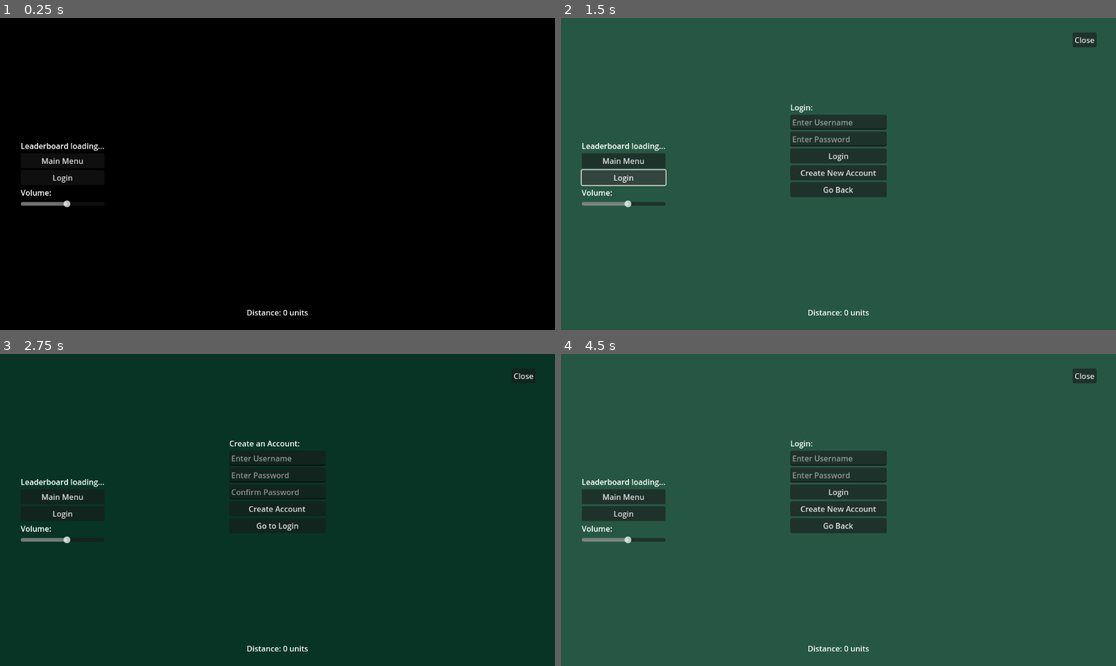
Above: before the commit, frames 1-4 (two rows, left to right).
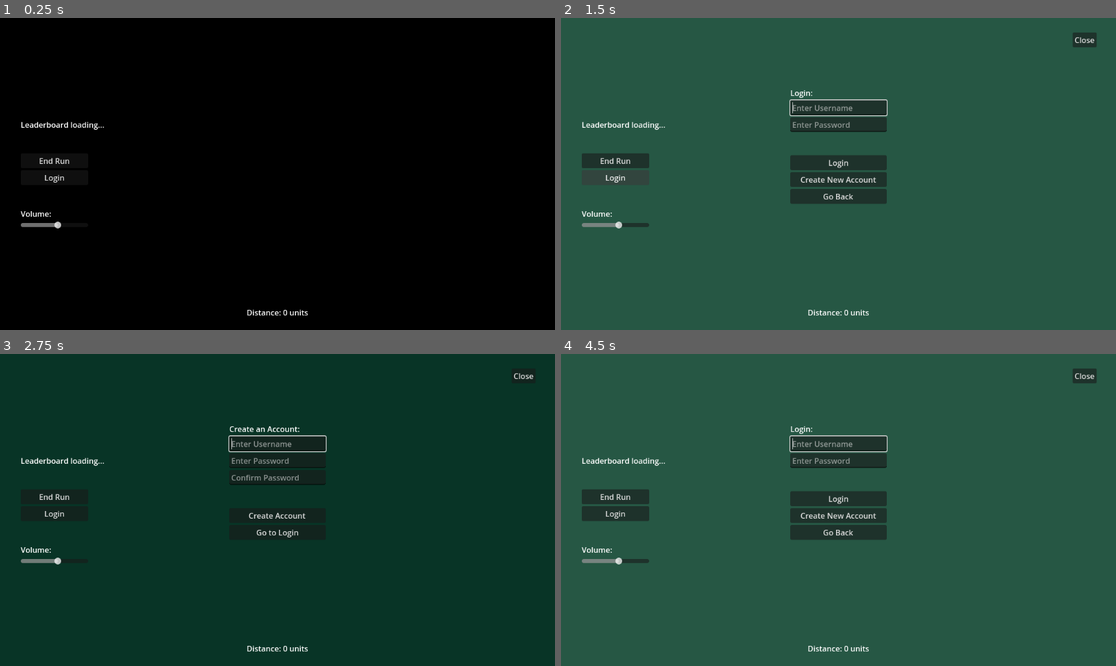
Above: after the commit, the same moments.

Repository: dustngroh/CapstoneProject
Game: Godot game, scene res://scenes/levels/alternate_levels/endless_run.tscn
Two runs of this game, one before a commit and one after it. Both use one fixed random seed, a clock stepped at 60 frames per second and the inputs below. This scene is started directly instead of the project's main scene.
Inputs:
- Up to frame 1 (0.25 s): no input
- Up to frame 2 (1.5 s): click "Main Menu" (after the commit: "End Run") at 0.5 s; click "Login" at 1.25 s
- Up to frame 3 (2.75 s): click "Create New Account" at 2 s
- Up to frame 4 (4.5 s): click "Go to Login" at 2.75 s; click "Create New Account" at 3.5 s; click "Go to Login" at 4.25 s

The runs differ from the first frame. In frame 1, 0.8% of the frame differs, in the area x 3-19%, y 33-68%; in frame 2, 4.7%, in the area x 3-59%, y 23-68%; in frame 3, 2.2%; in frame 4, 4.7%.
Error in both runs: Invalid call. Nonexistent function 'get' in base 'Nil'. (res://scripts/http_request_manager.gd:130)

Commit message:
Make username field auto grab focus. Handle enter.
Make username field on login and create account screens grab focus when opened. Call login or create account functions when user presses Enter from password field.
Also fix some vertical spacing.

Diff:
--- a/run-game/scenes/common/ui/create_account_screen.gd
+++ b/run-game/scenes/common/ui/create_account_screen.gd
@@ -17,6 +17,7 @@
 	create_account_button.pressed.connect(_on_create_account_pressed)
 	back_button.pressed.connect(_on_back_pressed)
 	close_button.pressed.connect(_on_close_pressed)
+	username_field.grab_focus.call_deferred()
 
 func _on_create_account_pressed():
 	var username = username_field.text
@@ -52,3 +53,7 @@
 
 func set_error_label(text):
 	error_label.text = text
+
+
+func _on_confirm_password_field_text_submitted(new_text: String) -> void:
+	_on_create_account_pressed()
--- a/run-game/scenes/common/ui/create_account_screen.tscn
+++ b/run-game/scenes/common/ui/create_account_screen.tscn
@@ -21,17 +21,17 @@
 color = Color(0.035, 0.227, 0.165, 0.9)
 
 [node name="VBoxContainer" type="VBoxContainer" parent="."]
-custom_minimum_size = Vector2(200, 300)
+custom_minimum_size = Vector2(200, 360)
 layout_mode = 1
 anchors_preset = 8
 anchor_left = 0.5
 anchor_top = 0.5
 anchor_right = 0.5
 anchor_bottom = 0.5
-offset_left = -71.0
-offset_top = -20.0
-offset_right = 71.0
-offset_bottom = 20.0
+offset_left = -100.0
+offset_top = -150.0
+offset_right = 100.0
+offset_bottom = 150.0
 grow_horizontal = 2
 grow_vertical = 2
 
@@ -42,16 +42,23 @@
 [node name="UsernameField" type="LineEdit" parent="VBoxContainer"]
 layout_mode = 2
 placeholder_text = "Enter Username"
+max_length = 15
 
 [node name="PasswordField" type="LineEdit" parent="VBoxContainer"]
 layout_mode = 2
 placeholder_text = "Enter Password"
+virtual_keyboard_type = 6
 secret = true
 
 [node name="ConfirmPasswordField" type="LineEdit" parent="VBoxContainer"]
 layout_mode = 2
 placeholder_text = "Confirm Password"
+virtual_keyboard_type = 6
 secret = true
+
+[node name="VSpace" type="MarginContainer" parent="VBoxContainer"]
+custom_minimum_size = Vector2(0, 40)
+layout_mode = 2
 
 [node name="CreateAccountButton" type="Button" parent="VBoxContainer"]
 layout_mode = 2
@@ -79,3 +86,5 @@
 grow_horizontal = 0
 text = "Close"
 metadata/_edit_use_anchors_ = true
+
+[connection signal="text_submitted" from="VBoxContainer/ConfirmPasswordField" to="." method="_on_confirm_password_field_text_submitted"]
--- a/run-game/scenes/common/ui/login_screen.gd
+++ b/run-game/scenes/common/ui/login_screen.gd
@@ -16,6 +16,7 @@
 	create_account_button.pressed.connect(_on_create_account_pressed)
 	back_button.pressed.connect(_on_back_pressed)
 	close_button.pressed.connect(_on_close_pressed)
+	username_field.grab_focus.call_deferred()
 
 func _on_login_pressed():
 	var username = username_field.text
@@ -39,3 +40,6 @@
 
 func set_error_label(text):
 	error_label.text = text
+
+func _on_password_field_text_submitted(new_text: String) -> void:
+	_on_login_pressed()
--- a/run-game/scenes/common/ui/login_screen.tscn
+++ b/run-game/scenes/common/ui/login_screen.tscn
@@ -21,7 +21,7 @@
 color = Color(0.165, 0.38, 0.298, 0.9)
 
 [node name="VBoxContainer" type="VBoxContainer" parent="."]
-custom_minimum_size = Vector2(200, 300)
+custom_minimum_size = Vector2(200, 360)
 layout_mode = 1
 anchors_preset = 8
 anchor_left = 0.5
@@ -42,11 +42,17 @@
 [node name="UsernameField" type="LineEdit" parent="VBoxContainer"]
 layout_mode = 2
 placeholder_text = "Enter Username"
+max_length = 15
 
 [node name="PasswordField" type="LineEdit" parent="VBoxContainer"]
 layout_mode = 2
 placeholder_text = "Enter Password"
+virtual_keyboard_type = 6
 secret = true
+
+[node name="VSpace" type="MarginContainer" parent="VBoxContainer"]
+custom_minimum_size = Vector2(0, 40)
+layout_mode = 2
 
 [node name="LoginButton" type="Button" parent="VBoxContainer"]
 layout_mode = 2
@@ -78,3 +84,5 @@
 grow_horizontal = 0
 text = "Close"
 metadata/_edit_use_anchors_ = true
+
+[connection signal="text_submitted" from="VBoxContainer/PasswordField" to="." method="_on_password_field_text_submitted"]
--- a/run-game/scenes/levels/alternate_levels/endless_run.gd
+++ b/run-game/scenes/levels/alternate_levels/endless_run.gd
@@ -23,7 +23,7 @@
 @onready var background_b = $Background/Sprite2D2
 @onready var level_spawner = $LevelSpawner
 @onready var distance_label = $EndlessRunUI/DistanceLabel
-@onready var login_button = $EndlessRunUI/VBoxContainer/LoginButton
+@onready var login_button = $EndlessRunUI/VBoxContainer/Buttons/LoginButton
 
 var distance_traveled: int = 0
 var submit_timer: float = 0.0
--- a/run-game/scenes/levels/alternate_levels/endless_run.tscn
+++ b/run-game/scenes/levels/alternate_levels/endless_run.tscn
@@ -66,23 +66,36 @@
 [node name="Leaderboard" type="Label" parent="EndlessRunUI/VBoxContainer"]
 layout_mode = 2
 size_flags_horizontal = 0
-text = "asdf"
+text = "Leaderboard:"
 
-[node name="MainMenuButton" type="Button" parent="EndlessRunUI/VBoxContainer"]
+[node name="VSpace" type="MarginContainer" parent="EndlessRunUI/VBoxContainer"]
+custom_minimum_size = Vector2(0, 40)
 layout_mode = 2
-text = "Main Menu"
+
+[node name="Buttons" type="VBoxContainer" parent="EndlessRunUI/VBoxContainer"]
+layout_mode = 2
+size_flags_horizontal = 0
+
+[node name="MainMenuButton" type="Button" parent="EndlessRunUI/VBoxContainer/Buttons"]
+custom_minimum_size = Vector2(140, 0)
+layout_mode = 2
+text = "End Run"
 metadata/_edit_use_anchors_ = true
 
-[node name="LoginButton" type="Button" parent="EndlessRunUI/VBoxContainer"]
+[node name="LoginButton" type="Button" parent="EndlessRunUI/VBoxContainer/Buttons"]
 visible = false
 layout_mode = 2
 text = "Login"
 
-[node name="Label" type="Label" parent="EndlessRunUI/VBoxContainer"]
+[node name="VSpace" type="MarginContainer" parent="EndlessRunUI/VBoxContainer/Buttons"]
+custom_minimum_size = Vector2(0, 40)
+layout_mode = 2
+
+[node name="VolumeLabel" type="Label" parent="EndlessRunUI/VBoxContainer/Buttons"]
 layout_mode = 2
 text = "Volume:"
 
-[node name="VolumeSlider" parent="EndlessRunUI/VBoxContainer" instance=ExtResource("7_6y4i2")]
+[node name="VolumeSlider" parent="EndlessRunUI/VBoxContainer/Buttons" instance=ExtResource("7_6y4i2")]
 custom_minimum_size = Vector2(100, 0)
 layout_mode = 2
 
@@ -101,4 +114,4 @@
 text = "Distance:"
 horizontal_alignment = 1
 
-[connection signal="pressed" from="EndlessRunUI/VBoxContainer/MainMenuButton" to="LevelSpawner" method="_on_main_menu_button_pressed"]
+[connection signal="pressed" from="EndlessRunUI/VBoxContainer/Buttons/MainMenuButton" to="LevelSpawner" method="_on_main_menu_button_pressed"]
--- a/run-game/scenes/main/MainMenu.tscn
+++ b/run-game/scenes/main/MainMenu.tscn
@@ -75,8 +75,8 @@
 horizontal_alignment = 1
 metadata/_edit_use_anchors_ = true
 
-[node name="VSeparator" type="VSeparator" parent="MiddleContainer"]
-custom_minimum_size = Vector2(0, 20)
+[node name="VSpace" type="MarginContainer" parent="MiddleContainer"]
+custom_minimum_size = Vector2(0, 40)
 layout_mode = 2
 
 [node name="MenuButtonContainer" type="VBoxContainer" parent="MiddleContainer"]
Not shown, changed: docs/index.html
Not shown, changed: docs/index.pck
